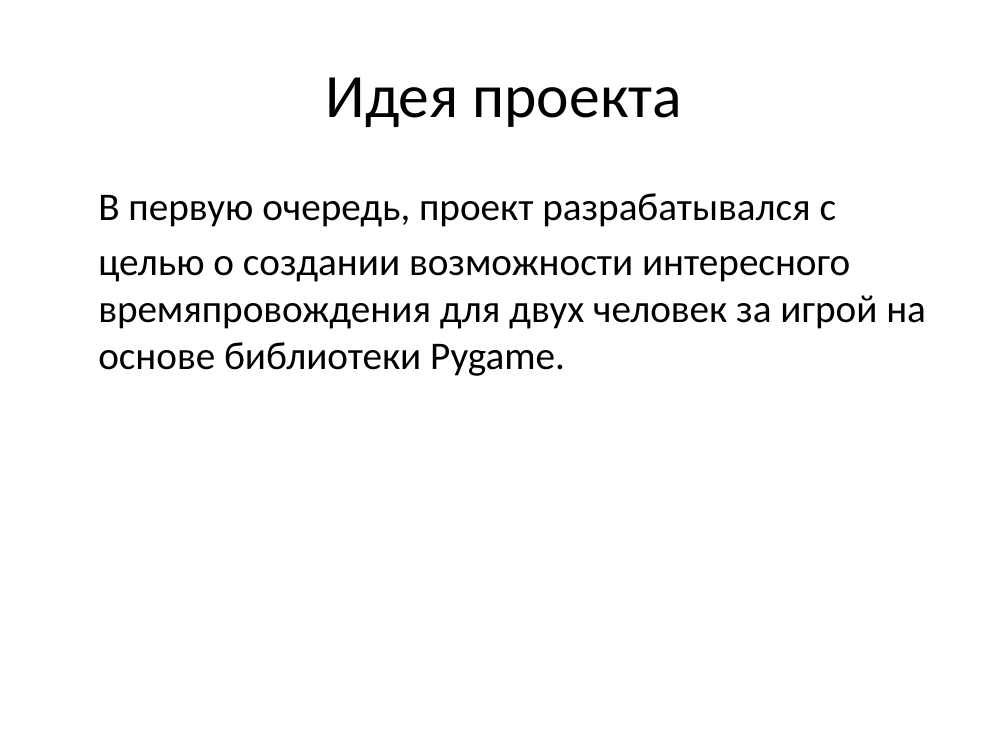
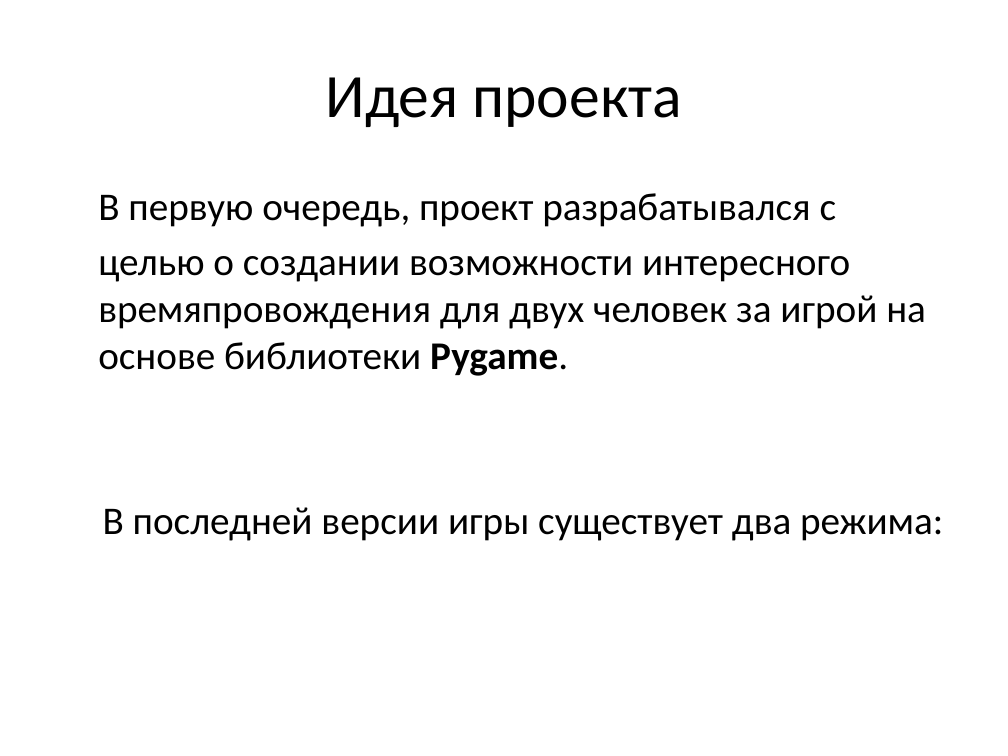
Before and after one commit to Arthur231456/Project_goal_strike, a slide deck: slide 2 of Презентация по проекту Pygame.pptx. Drawn at 1008x756 pixels with LibreOffice and Linux fonts; fonts in the diff are those of the drawing. Boxes give left, top, right and bottom in pixels: in the first picture for what was removed or moved away, otherwise in the second. Text is boxed around its words. In the diff, an @@ line names an element or a change of style, - is before the commit and + after.

Commit message:
Presentation edited

```diff
--- a/Презентация по проекту Pygame.pptx
+++ b/Презентация по проекту Pygame.pptx
@@ text at box(98, 256, 926, 376): bold on in "Pygame." @@
@@ text at box(103, 507, 943, 541): paragraph added @@
+В последней версии игры существует два режима:
```
Also in this commit, not shown: 2 slides added, 1 other file.
